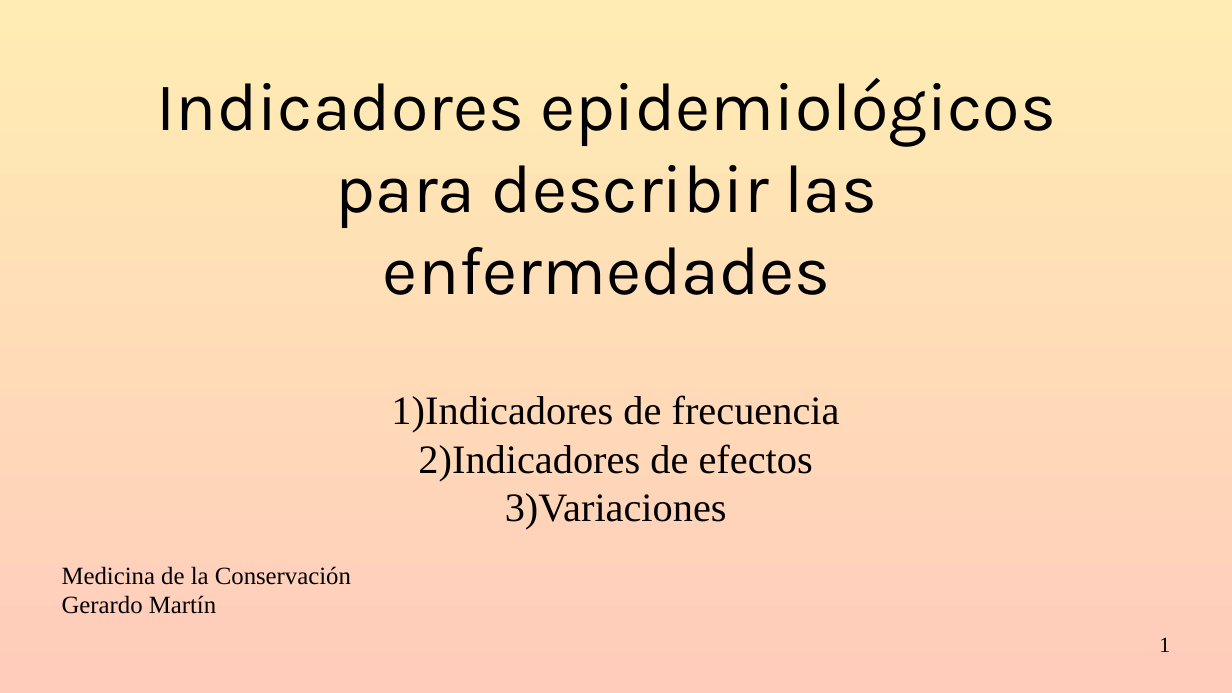
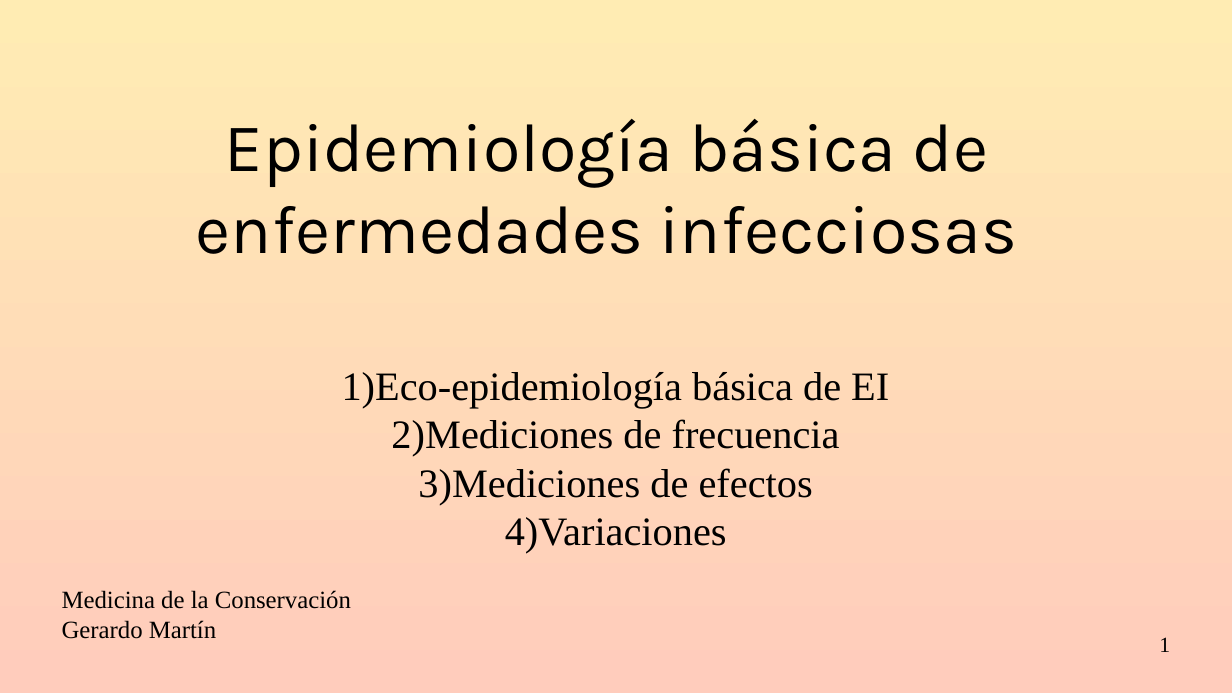
Before and after one commit to gerardommc/Medicina-Cons, a slide deck: slide 1 of Epidemiologia-basica.odp. Drawn at 1232x693 pixels with LibreOffice and Linux fonts; fonts in the diff are those of the drawing. Boxes give left, top, right and bottom in pixels: in the first picture for what was removed or moved away, otherwise in the second. Text is boxed around its words. In the diff, an @@ line names an element or a change of style, - is before the commit and + after.

```diff
--- a/Epidemiologia-basica.odp
+++ b/Epidemiologia-basica.odp
@@ title at (196, 119, 1017, 254): text changed @@
-Indicadores epidemiológicos para describir las enfermedades
+Epidemiología básica de enfermedades infecciosas
@@ subtitle at (342, 372, 889, 505): text changed @@
-1) Indicadores de frecuencia
-2) Indicadores de efectos
+1) Eco-epidemiología básica de EI
+2) Mediciones de frecuencia
+3) Mediciones de efectos
```
Also in this commit, not shown: 2 other slides changed, 12 slides added, 3 other files.
